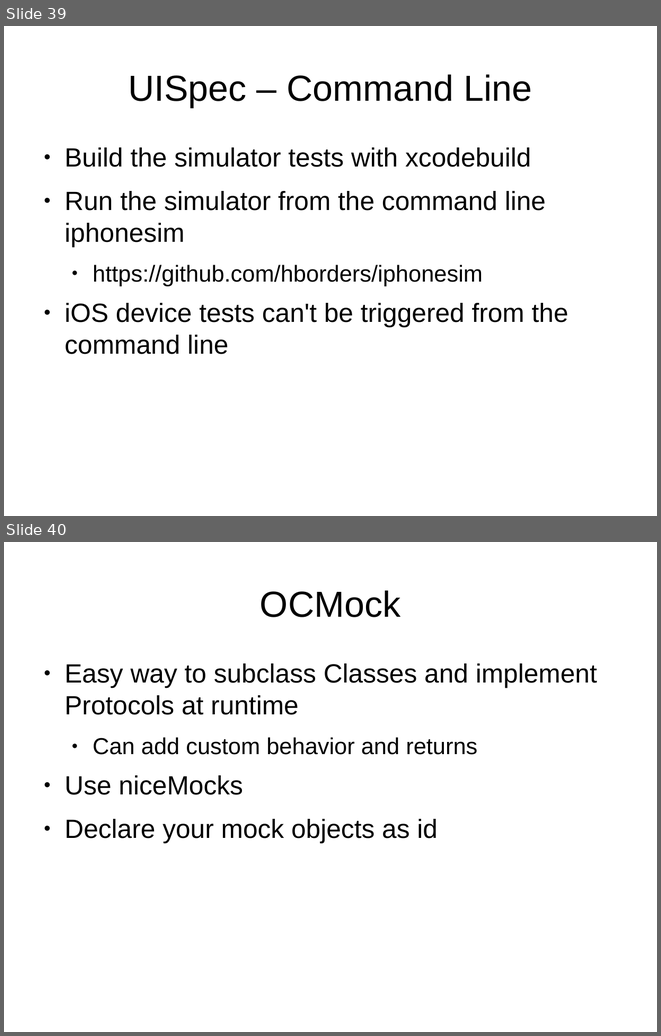
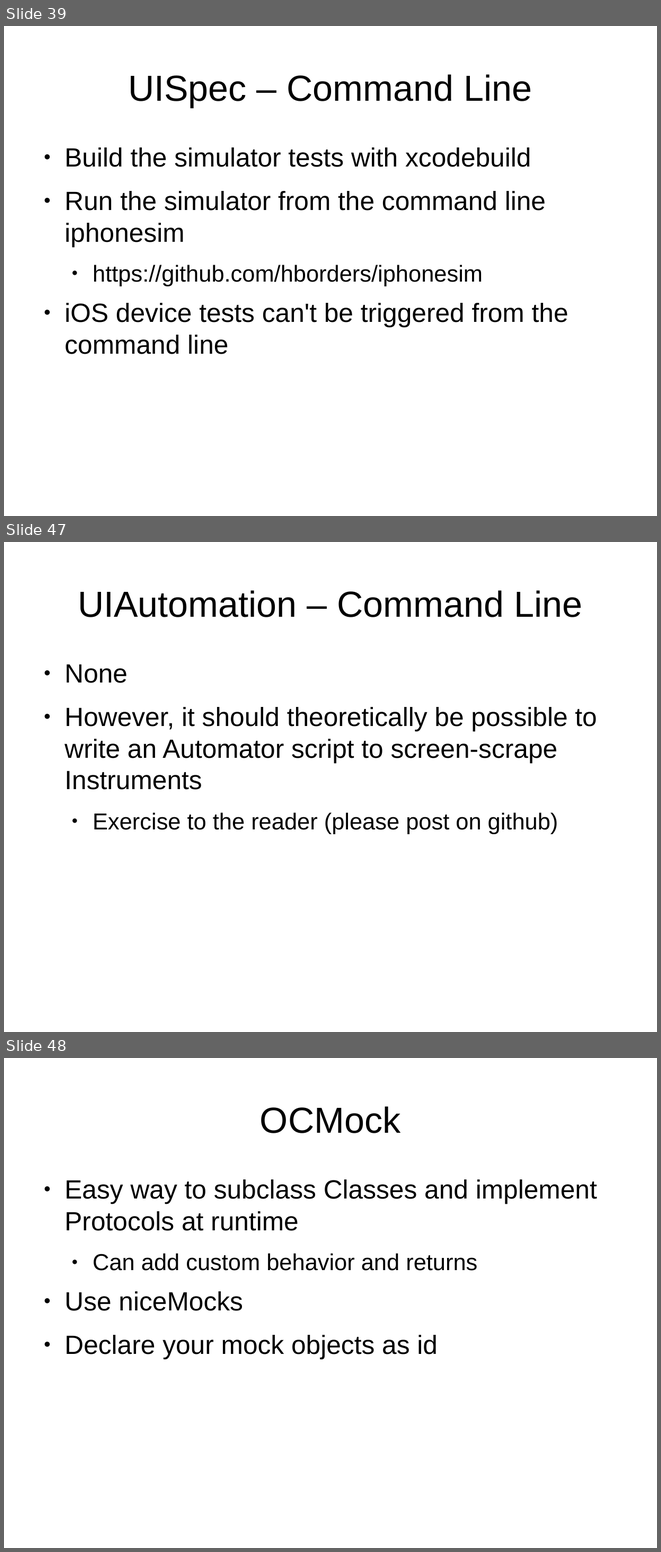
Before and after one commit to StlMobileDev/iPhone-Testing, a slide deck: Testing-Testing-iOS.odp. Shown one above the other, each under a label of ours: slides 39 and 40 before the commit, slides 39, 47 and 48 after it; the slides between them are not shown. The pictures are 661x1036 and 661x1552 pixels, drawn with LibreOffice and Linux fonts; fonts in the diff are those of the drawing. Boxes give left, top, right and bottom in pixels: in the first picture for what was removed or moved away, otherwise in the second. Text is boxed around its words. In the diff, an @@ line names an element or a change of style, - is before the commit and + after.

```diff
--- a/Testing-Testing-iOS.odp
+++ b/Testing-Testing-iOS.odp
@@ slide 47 added at [4, 542, 657, 1032], background #FFFFFF @@
@@ title added at [78, 590, 582, 617], 44 pt, text #000000 @@
+UIAutomation – Command Line
@@ text added at [64, 664, 597, 834], 32 pt, text #000000 @@
+● None
+● However, it should theoretically be possible to write an Automator script to screen-scrape Instruments
+  ● Exercise to the reader (please post on github)
@@ what was slide 40 is now slide 48 @@
```
Also in this commit, not shown: 3 slides changed, 8 other slides added, 2 other files.
